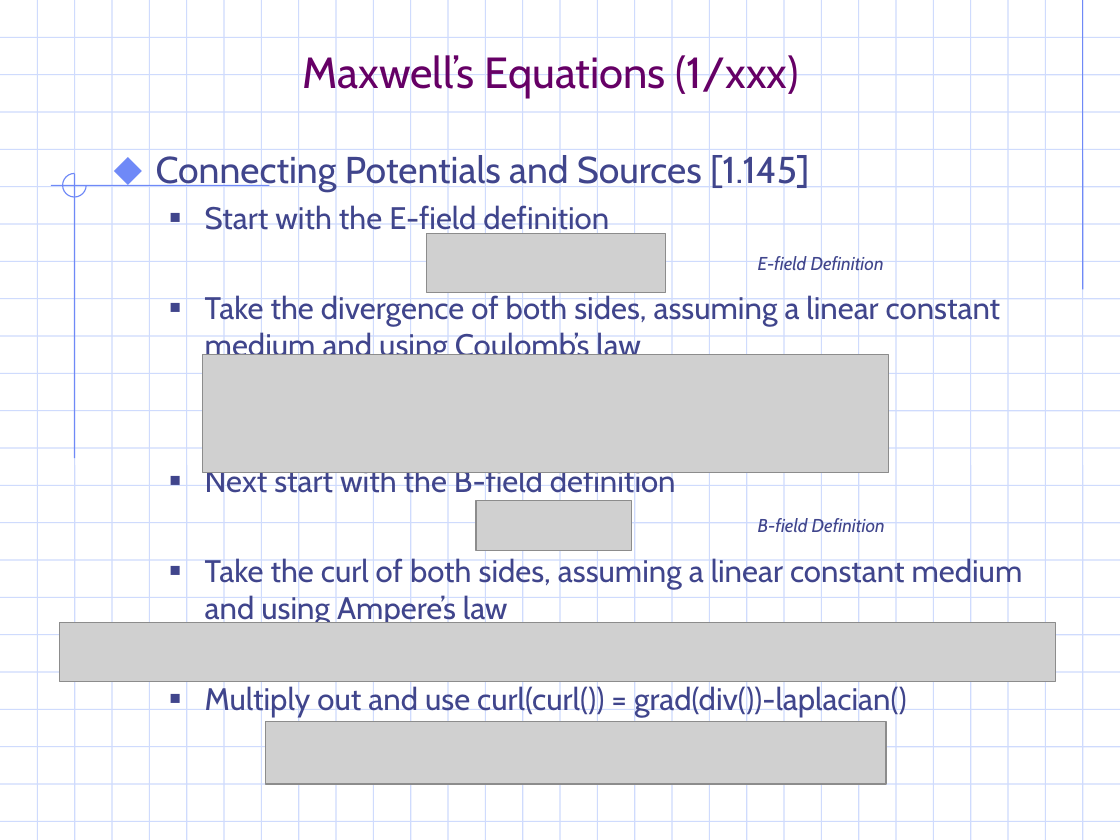
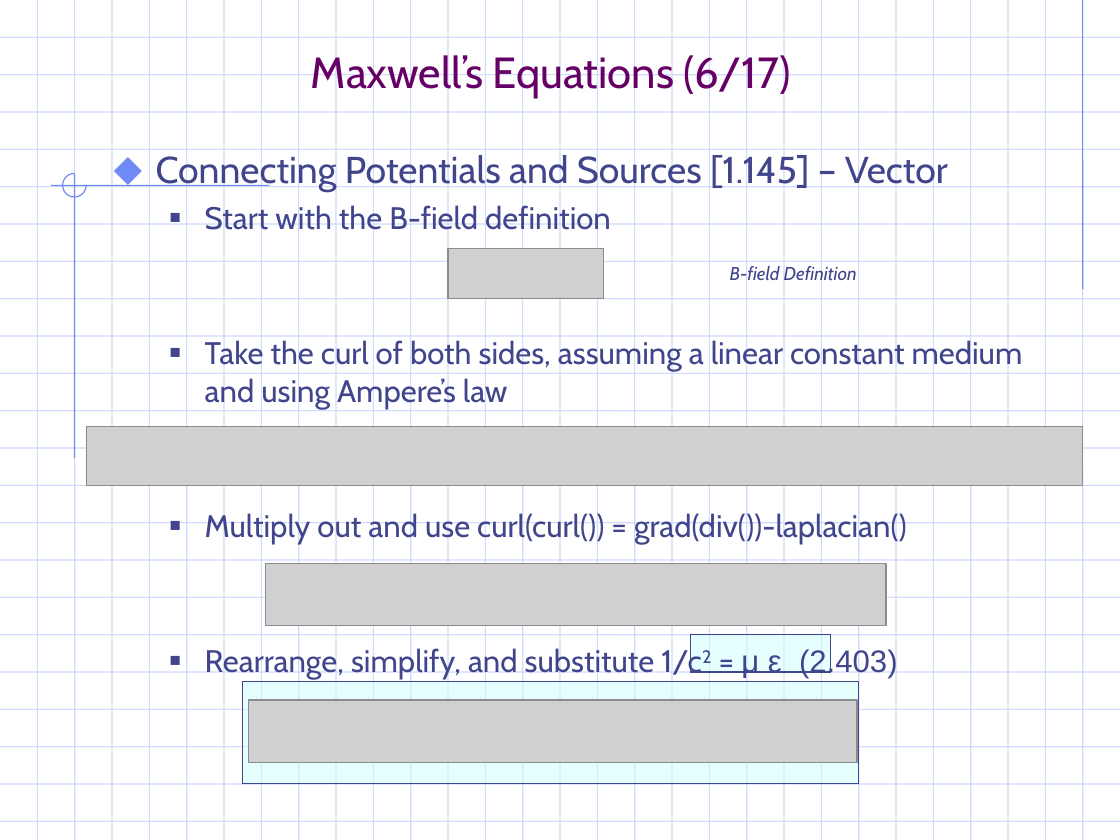
Before and after one commit to gravmath/Projects, a slide deck: slide 9 of PowerPoint/EM_notes.ppt. Drawn at 1120x840 pixels with LibreOffice and Linux fonts; fonts in the diff are those of the drawing; grey boxes stand for pictures; background and template pictures are left out. Boxes give left, top, right and bottom in pixels: in the first picture for what was removed or moved away, otherwise in the second. Text is boxed around its words. In the diff, an @@ line names an element or a change of style, - is before the commit and + after.

```diff
--- a/PowerPoint/EM_notes.ppt
+++ b/PowerPoint/EM_notes.ppt
@@ title at <box>311,51,791,98</box>: text changed @@
-Maxwell’s Equations (1/xxx)
+Maxwell’s Equations (6/17)
@@ text at <box>156,151,948,236</box>: text changed; size 20 to 24 pt @@
-⬥ Connecting Potentials and Sources [1.145]
-  ■ Start with the E-field definition
-  ■ Take the divergence of both sides, assuming a linear constant medium and using Coulomb’s law
-  ■ Next start with the B-field definition
+⬥ Connecting Potentials and Sources [1.145] – Vector
+  ■ Start with the B-field definition
@@ picture: place and size @@
-picture at <box>427,233,666,292</box>
+picture at <box>448,249,604,298</box>
@@ text at <box>730,264,857,285</box>: text changed @@
-E-field Definition
+B-field Definition
@@ picture: place and size @@
-picture at <box>203,355,889,474</box>
+picture at <box>86,427,1082,486</box>
@@ picture removed at <box>476,501,632,550</box> @@
@@ text removed at <box>758,516,885,537</box> @@
-B-field Definition
@@ picture: place and size @@
-picture at <box>59,623,1055,682</box>
+picture at <box>265,563,886,626</box>
@@ text at <box>205,646,898,680</box>: paragraph added @@
+  ■ Rearrange, simplify, and substitute 1/c2 = μ ε (2.403)
@@ rectangle added at <box>691,635,831,672</box>, fill #CCFFFF at 50% opacity, outline #40458C 0.74 pt @@
@@ rectangle added at <box>243,681,859,784</box>, fill #CCFFFF at 50% opacity, outline #40458C 0.74 pt @@
@@ picture: place and size @@
-picture at <box>265,721,886,784</box>
+picture at <box>249,700,857,763</box>
```
Also in this commit, not shown: 8 other slides changed, 11 slides added, 10 slides removed, 1 other file.
